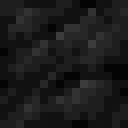
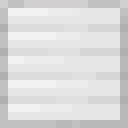
Revision of a layered (128, 128) image; what changed, layer by layer:
added layer "vending_machine_top" (1st of 2, in "Actual Texture") in group "Actual Texture" over 0, 0, 128, 128
hid "vending_machine_top" (2nd of 2, in "Actual Texture") over 0, 0, 128, 128
added layer "vending_machine_top_side" (1st of 2, in "Actual Texture") in group "Actual Texture" over 0, 0, 128, 128
added layer "vending_machine_bottom_side" (1st of 2, in "Actual Texture") in group "Actual Texture" over 0, 0, 128, 128
added layer "vending_machine_top_front" (1st of 2, in "Actual Texture") in group "Actual Texture" over 0, 0, 128, 128
added layer "vending_machine_bottom_front" (1st of 2, in "Actual Texture") in group "Actual Texture" over 0, 0, 128, 128
